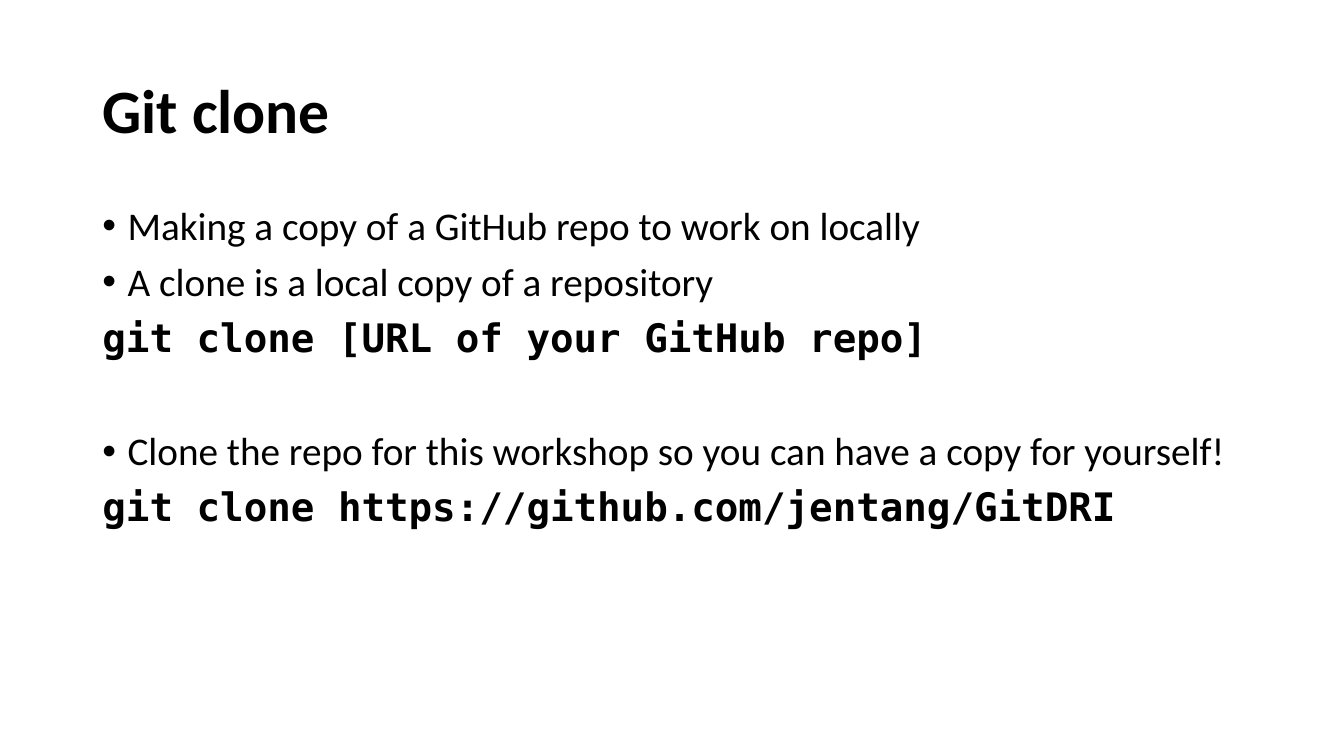
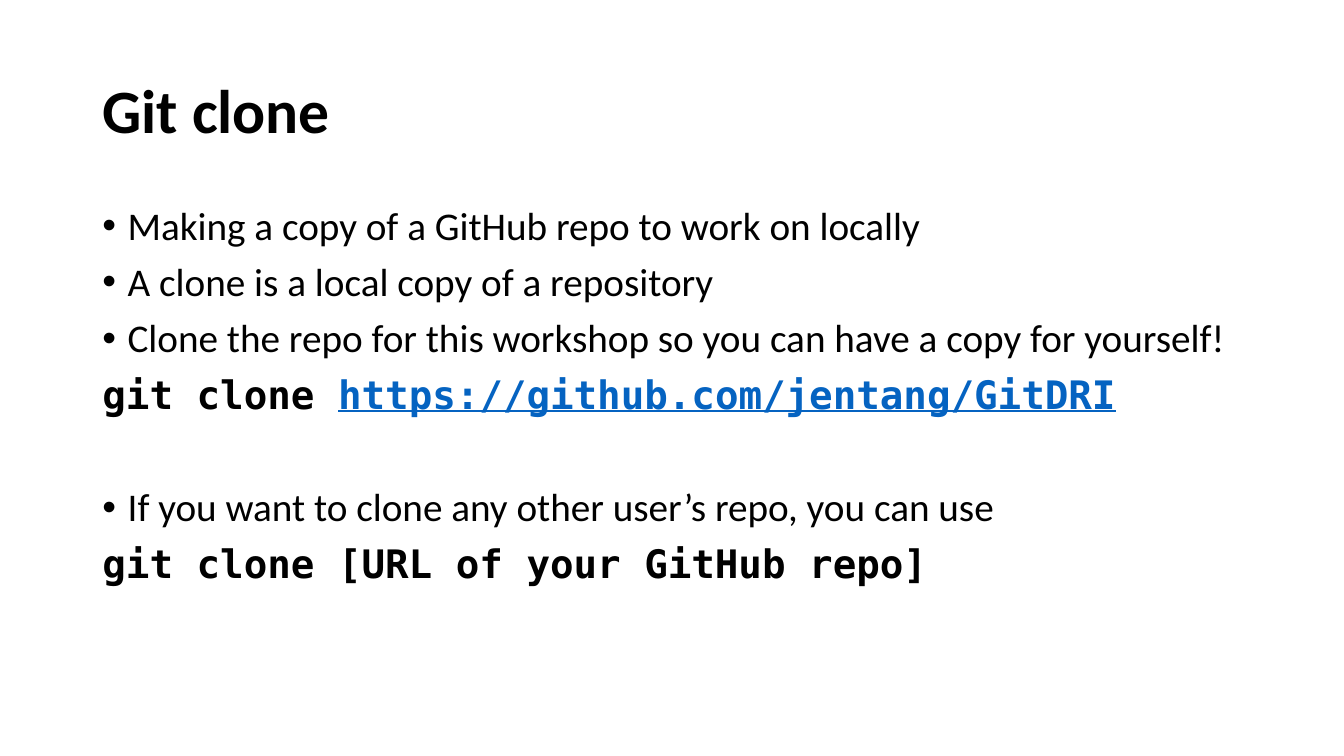
Before and after one commit to jojokarlin/Git_DRI_Jan_2017, a slide deck: slide 28 of GitPres.pptx (slide 25 before the commit). Drawn at 1344x756 pixels with LibreOffice and Linux fonts; fonts in the diff are those of the drawing. Boxes give left, top, right and bottom in pixels: in the first picture for what was removed or moved away, otherwise in the second. Text is boxed around its words. In the diff, an @@ line names an element or a change of style, - is before the commit and + after.

```diff
--- a/GitPres.pptx
+++ b/GitPres.pptx
@@ text at (x1=102, y1=320, x2=927, y2=360): paragraph removed @@
-git clone [URL of your GitHub repo]
@@ text at (x1=102, y1=377, x2=1115, y2=417): text colour #000000 to #0563C1, underline on in "https://github.com/jentang/GitDRI" @@
@@ text at (x1=102, y1=493, x2=993, y2=586): paragraphs added @@
+• If you want to clone any other user’s repo, you can use
+git clone [URL of your GitHub repo]
```
Also in this commit, not shown: 8 other slides changed, 3 slides added.
